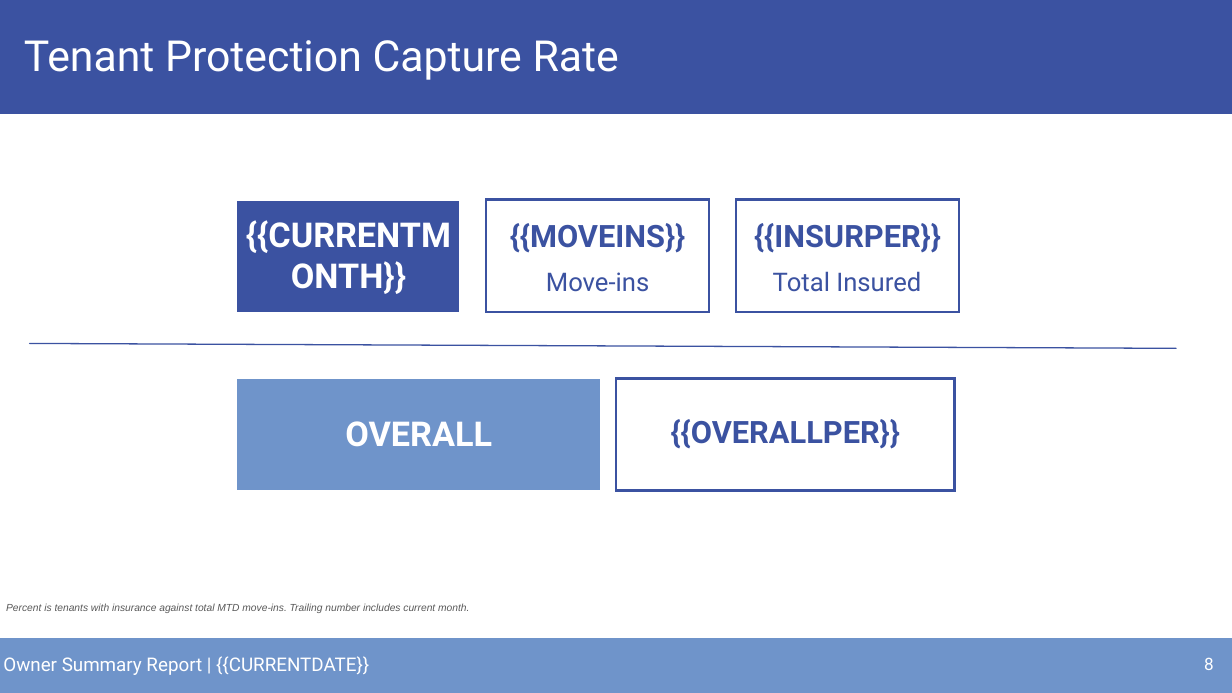
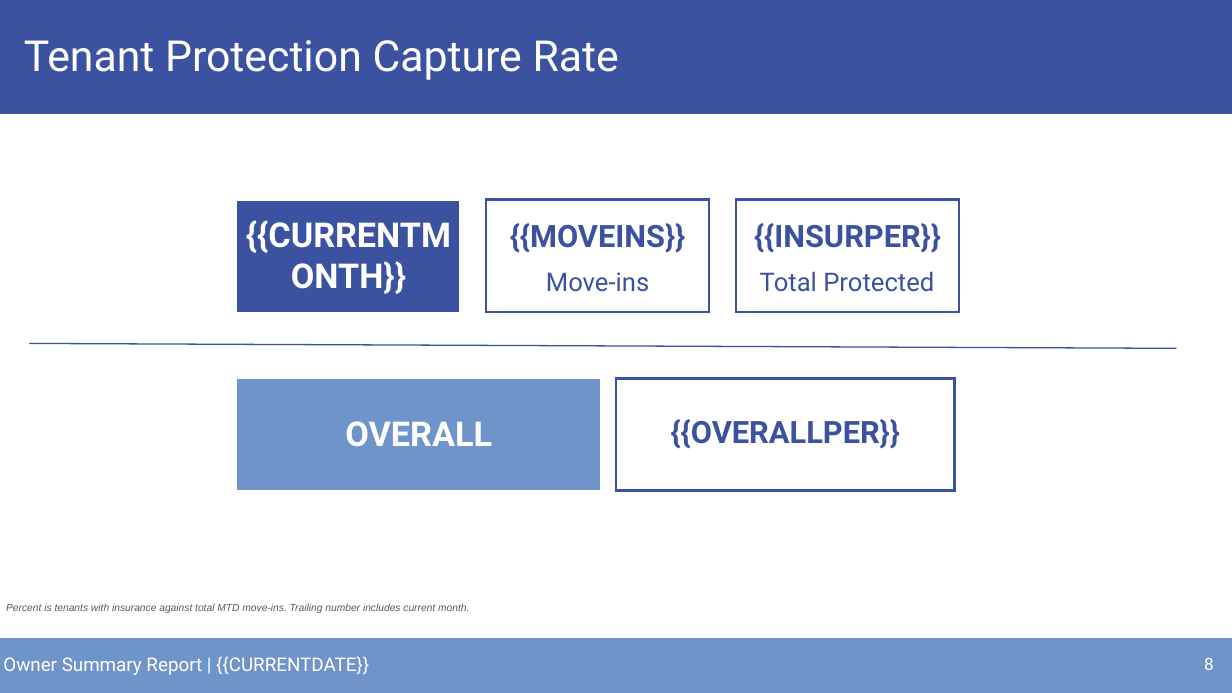
Before and after one commit to alexandermburke/ProformaBuilder, a slide deck: slide 8 of storeinsight/public/OWNERTEMPLATE.pptx. Drawn at 1232x693 pixels with LibreOffice and Linux fonts; fonts in the diff are those of the drawing; background and template pictures are left out. Boxes give left, top, right and bottom in pixels: in the first picture for what was removed or moved away, otherwise in the second. Text is boxed around its words. In the diff, an @@ line names an element or a change of style, - is before the commit and + after.

```diff
--- a/storeinsight/public/OWNERTEMPLATE.pptx
+++ b/storeinsight/public/OWNERTEMPLATE.pptx
@@ text at box(760, 271, 934, 292): text changed @@
-Total Insured
+Total Protected
```
Also in this commit, not shown: 5 other slides changed, 4 other files.
